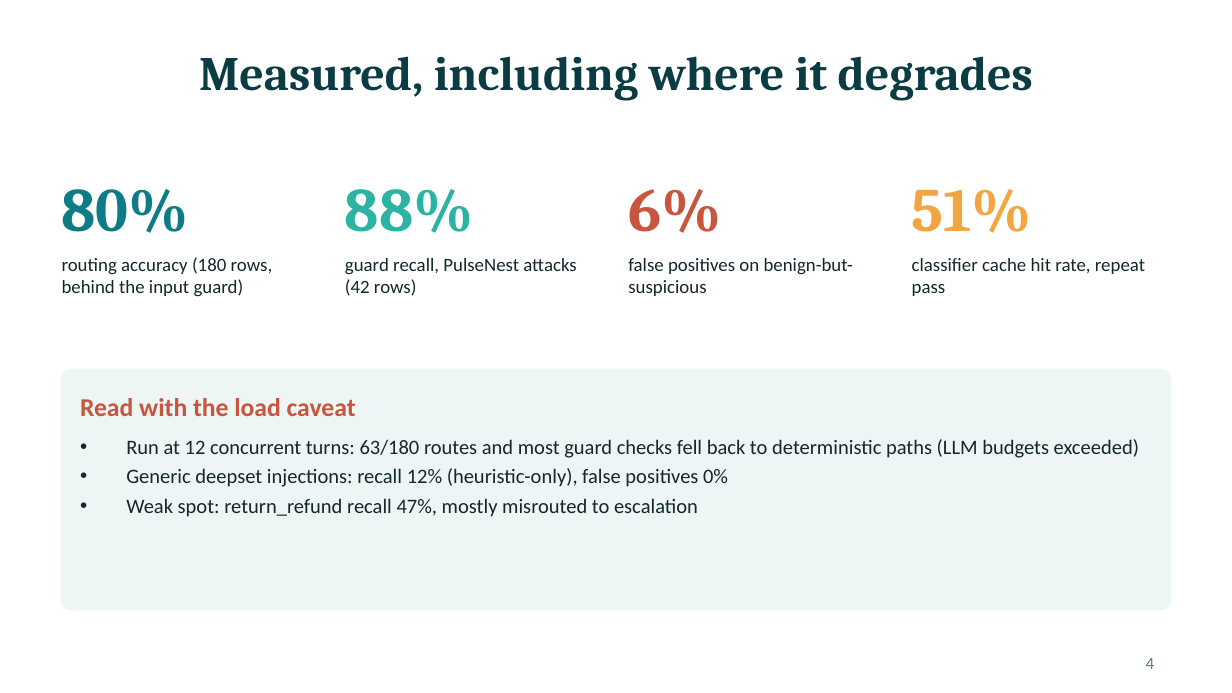
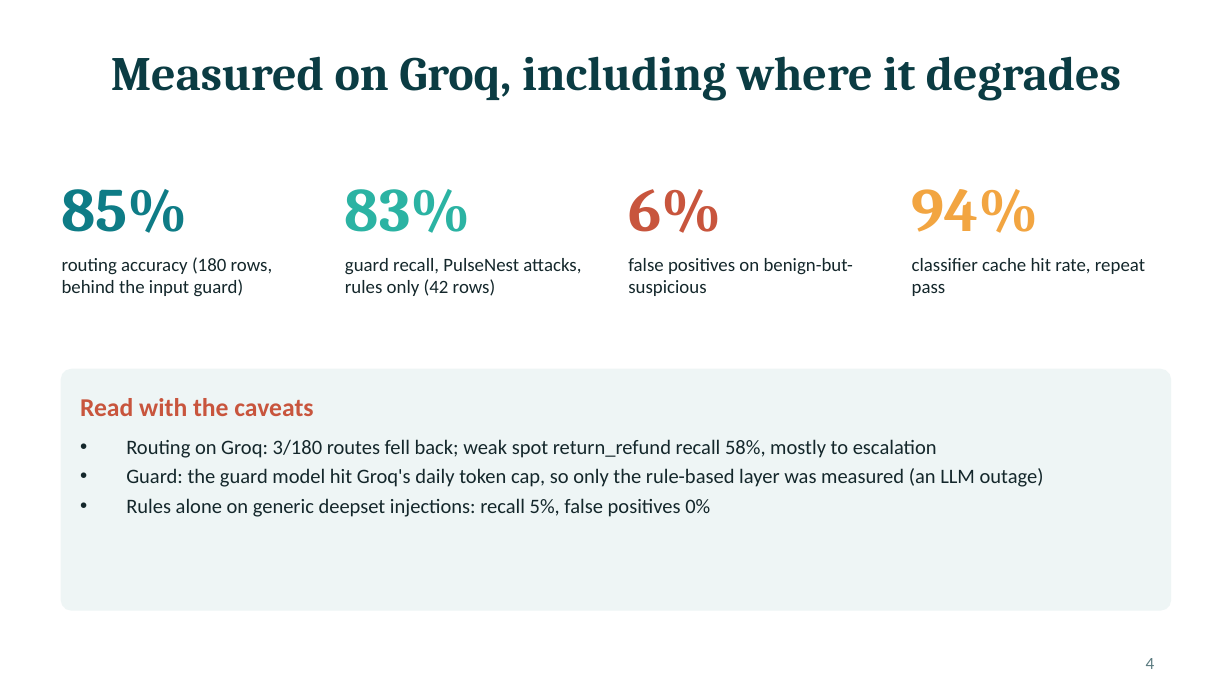
Before and after one commit to NamanK125/Agentic-Customer-Support-Assistant, a slide deck: slide 4 of slides/PulseNest_Support_Assistant.pptx. Drawn at 1232x693 pixels with LibreOffice and Linux fonts; fonts in the diff are those of the drawing. Boxes give left, top, right and bottom in pixels: in the first picture for what was removed or moved away, otherwise in the second. Text is boxed around its words. In the diff, an @@ line names an element or a change of style, - is before the commit and + after.

```diff
--- a/slides/PulseNest_Support_Assistant.pptx
+++ b/slides/PulseNest_Support_Assistant.pptx
@@ title at [111,56,1121,101]: text changed @@
-Measured, including where it degrades
+Measured on Groq, including where it degrades
@@ text at [62,189,188,233]: text changed @@
-80%
+85%
@@ text at [345,189,471,233]: text changed @@
-88%
+83%
@@ text at [912,189,1039,233]: text changed @@
-51%
+94%
@@ text at [345,258,581,296]: text changed @@
-guard recall, PulseNest attacks (42 rows)
+guard recall, PulseNest attacks, rules only (42 rows)
@@ text at [80,398,313,416]: text changed @@
-Read with the load caveat
+Read with the caveats
@@ text at [126,439,1044,517]: text changed @@
-• Run at 12 concurrent turns: 63/180 routes and most guard checks fell back to deterministic paths (LLM budgets exceeded)
-• Generic deepset injections: recall 12% (heuristic-only), false positives 0%
-• Weak spot: return_refund recall 47%, mostly misrouted to escalation
+• Routing on Groq: 3/180 routes fell back; weak spot return_refund recall 58%, mostly to escalation
+• Guard: the guard model hit Groq's daily token cap, so only the rule-based layer was measured (an LLM outage)
+• Rules alone on generic deepset injections: recall 5%, false positives 0%
```
Also in this commit, not shown: 4 other files.
